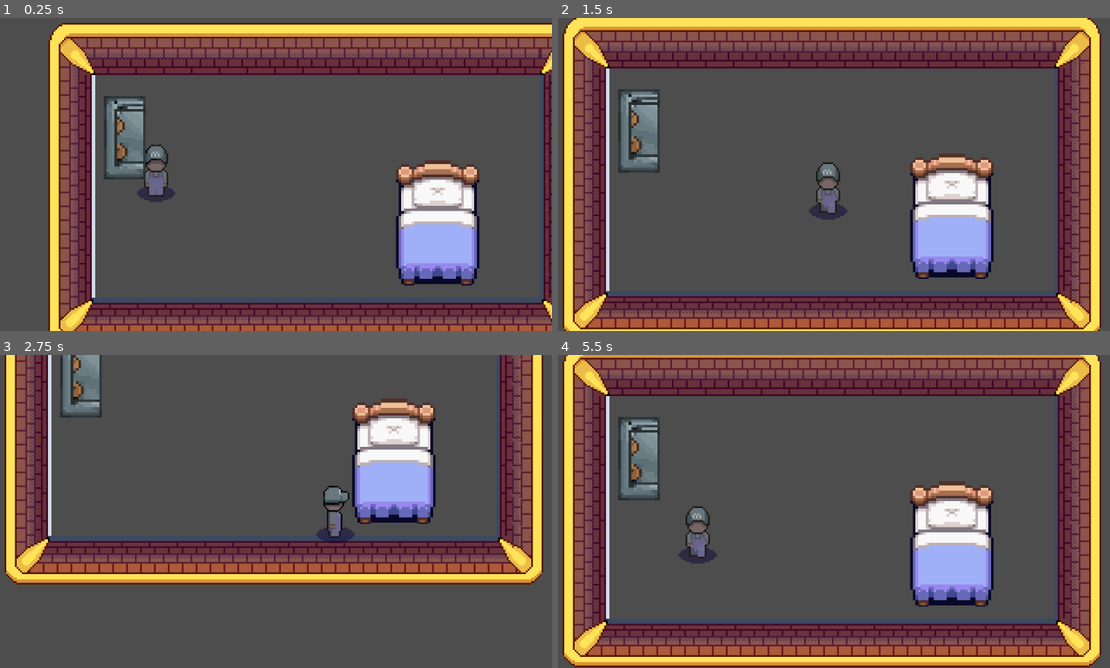
Above: before the commit, frames 1-4 (two rows, left to right).
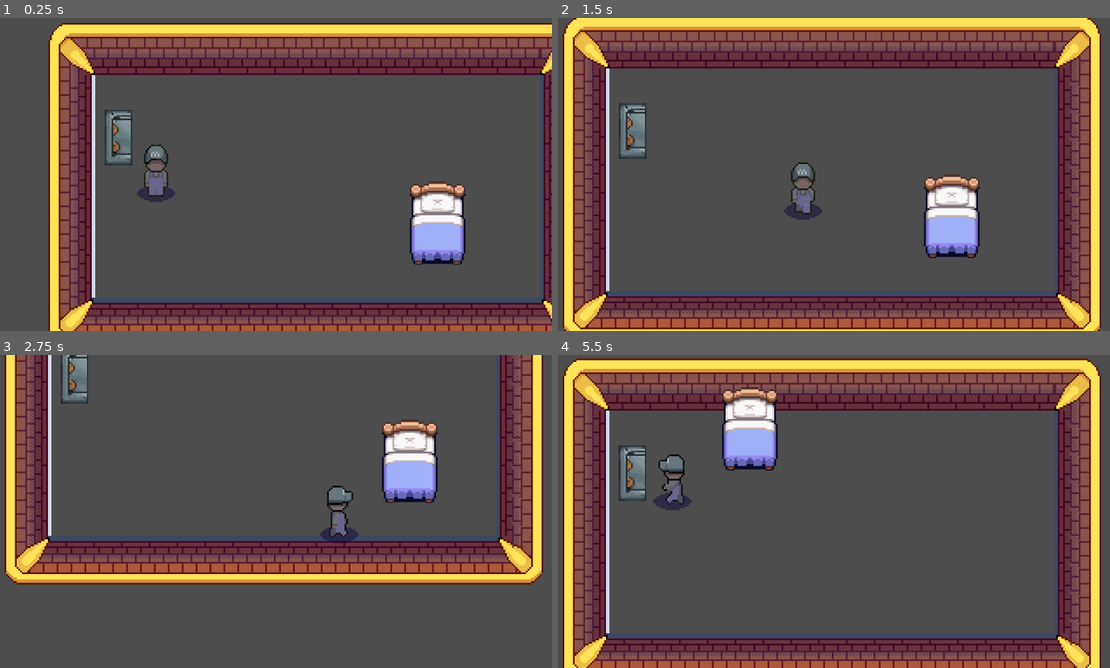
Above: after the commit, the same moments.

Repository: jeanRosa17/project-move-out
Game: Godot game, scene res://Levels/Empty TopDownRoom.tscn
Same seed, same stepped clock (60 frames per second), same inputs: the game is played once before the commit and once after it.
Inputs (mouse positions are in pixels of both pictures, inside the frame that each line leads up to):
- Up to frame 1 (0.25 s): no input
- Up to frame 2 (1.5 s): move the mouse to (955, 158) at 0.52 s; hold Right (MoveRight) 0.53-1.28 s; hold Shift (Push-Pull) 0.53-1.28 s; click (955, 158) at 0.6 s; move the mouse to (718, 190) at 1.27 s; hold S (MoveDown) from 1.28 s (still down); tap Shift (Push-Pull) at 1.35 s
- Up to frame 3 (2.75 s): click (160, 527) at 1.55 s; move the mouse to (331, 442) at 2.02 s; release S (MoveDown) at 2.03 s; hold Right (MoveRight) from 2.03 s (still down); hold Shift (Push-Pull) from 2.03 s (still down); click (331, 442) at 2.1 s
- Up to frame 4 (5.5 s): move the mouse to (806, 574) at 2.77 s; release Right (MoveRight) at 2.78 s; release Shift (Push-Pull) at 2.78 s; hold W (MoveUp) 2.78-3.53 s; tap Shift (Push-Pull) at 2.85 s; click (806, 574) at 3.05 s; move the mouse to (999, 558) at 3.52 s; hold Shift (Push-Pull) 3.53-4.28 s; hold Left (MoveLeft) 3.53-5.03 s; right-click (999, 558) at 3.6 s; move the mouse to (662, 464) at 4.27 s; click (662, 464) at 4.35 s; move the mouse to (861, 511) at 5.02 s; hold S (MoveDown) from 5.03 s (still down); hold Shift (Push-Pull) from 5.03 s (still down)

The runs differ from the first frame. In frame 1, 6.1% of the frame differs, in the area x 18-87%, y 24-86%; in frame 2, 7.3%; in frame 3, 6.3%; in frame 4, 38%, in the area x 0-99%, y 0-100%.

Commit message:
Fixed bug of object moving player backwards when colliding with wall
Reparent is not the solution so ended up re-working the code so that it instead lerps with the players velocity to give off the moving illusion while still being collideable against walls and other objects.

Diff:
--- a/Levels/Empty TopDownRoom.tscn
+++ b/Levels/Empty TopDownRoom.tscn
@@ -70,19 +70,11 @@
 [node name="Bed" parent="." instance=ExtResource("5_7ntl6")]
 position = Vector2(229.00006, 117)
 scale = Vector2(1.5, 1.5)
-platform_floor_layers = 0
-safe_margin = 15.346
-canLift = false
-canPush = true
 
 [node name="Couch" parent="." instance=ExtResource("5_7ntl6")]
 position = Vector2(49, 68.00001)
 rotation = 3.1415927
 scale = Vector2(1.5, 1.5)
-platform_floor_layers = 0
-safe_margin = 15.346
-canLift = false
-canPush = true
 
 [node name="Sprite2D" parent="Couch" index="0"]
 texture = ExtResource("6_t3k7s")
--- a/Levels/Tests/TestLevel.tscn
+++ b/Levels/Tests/TestLevel.tscn
@@ -16,7 +16,7 @@
 default_font_size = 11
 
 [sub_resource type="RectangleShape2D" id="RectangleShape2D_cxxvu"]
-size = Vector2(14.385345, 9.84536)
+size = Vector2(13.333324, 9.84536)
 
 [sub_resource type="WorldBoundaryShape2D" id="WorldBoundaryShape2D_iqcmb"]
 normal = Vector2(0, 1)
@@ -226,8 +226,8 @@
 region_rect = Rect2(112, 12, 16, 22)
 
 [node name="Collision" parent="Boxes5" index="1"]
-position = Vector2(0, -3.0517578e-05)
-scale = Vector2(1, 0.9999996)
+position = Vector2(-7.6293945e-06, -3.0517578e-05)
+scale = Vector2(1, 0.9999997)
 shape = SubResource("RectangleShape2D_cxxvu")
 
 [node name="Pot" parent="." instance=ExtResource("9_4h1ag")]
@@ -236,104 +236,103 @@
 
 [node name="Bed" parent="." instance=ExtResource("10_x3jp6")]
 position = Vector2(304, 40)
-scale = Vector2(1.5, 1.5)
-platform_floor_layers = 0
-safe_margin = 15.346
-canLift = false
-canPush = true
 
 [node name="Couch" parent="." instance=ExtResource("10_x3jp6")]
 position = Vector2(24, 48.000004)
 rotation = 3.1415927
 scale = Vector2(1.5, 1.5)
-platform_floor_layers = 0
-safe_margin = 15.346
-canLift = false
-canPush = true
 
 [node name="Sprite2D" parent="Couch" index="0"]
 texture = ExtResource("11_p8gqs")
 
-[node name="World Border" type="StaticBody2D" parent="." groups=["Immovable Object"]]
-collision_layer = 4
-
-[node name="CollisionShape2D(North)" type="CollisionShape2D" parent="World Border" groups=["Immovable Object"]]
+[node name="World Border" type="StaticBody2D" parent="." groups=["Immovable Object", "World Bounds"]]
+collision_layer = 4
+collision_mask = 3
+
+[node name="CollisionShape2D(North)" type="CollisionShape2D" parent="World Border" groups=["World Bounds"]]
 position = Vector2(0, 2.5)
 shape = SubResource("WorldBoundaryShape2D_iqcmb")
 one_way_collision_margin = 0.0
 
-[node name="CollisionShape2D(West)" type="CollisionShape2D" parent="World Border" groups=["Immovable Object"]]
+[node name="CollisionShape2D(West)" type="CollisionShape2D" parent="World Border" groups=["World Bounds"]]
 position = Vector2(2.5, 0)
 rotation = 4.71239
 shape = SubResource("WorldBoundaryShape2D_iqcmb")
 
-[node name="CollisionShape2D(South)" type="CollisionShape2D" parent="World Border" groups=["Immovable Object"]]
+[node name="CollisionShape2D(South)" type="CollisionShape2D" parent="World Border" groups=["World Bounds"]]
 position = Vector2(375, 247.5)
 rotation = -3.14159
 shape = SubResource("WorldBoundaryShape2D_iqcmb")
 
-[node name="CollisionShape2D(East)" type="CollisionShape2D" parent="World Border" groups=["Immovable Object"]]
+[node name="CollisionShape2D(East)" type="CollisionShape2D" parent="World Border" groups=["World Bounds"]]
 position = Vector2(372.5, 250)
 rotation = -4.71239
 shape = SubResource("WorldBoundaryShape2D_iqcmb")
 
 [node name="Level Borders" type="Node2D" parent="." groups=["Immovable Object"]]
 
-[node name="Walls" type="StaticBody2D" parent="Level Borders"]
-collision_layer = 4
-
-[node name="Bedroom-Kitchen Wall2" type="CollisionShape2D" parent="Level Borders/Walls" groups=["Immovable Object"]]
+[node name="Walls" type="StaticBody2D" parent="Level Borders" groups=["World Bounds"]]
+collision_layer = 4
+collision_mask = 3
+
+[node name="Bedroom-Kitchen Wall2" type="CollisionShape2D" parent="Level Borders/Walls" groups=["World Bounds"]]
 position = Vector2(192, 40)
 shape = SubResource("RectangleShape2D_2yvdw")
 
-[node name="Bathroom-Kitchen Wall" type="CollisionShape2D" parent="Level Borders/Walls"]
+[node name="Bathroom-Kitchen Wall" type="CollisionShape2D" parent="Level Borders/Walls" groups=["World Bounds"]]
 position = Vector2(199.75, 240)
 shape = SubResource("RectangleShape2D_kxr0u")
 
-[node name="Bedroom-Bathroom Long Wall" type="CollisionShape2D" parent="Level Borders/Walls"]
+[node name="Bedroom-Bathroom Long Wall" type="CollisionShape2D" parent="Level Borders/Walls" groups=["World Bounds"]]
 position = Vector2(255.75, 168.25)
 shape = SubResource("RectangleShape2D_kv5fy")
 
-[node name="Bedroom-Bathroom Short Wall" type="CollisionShape2D" parent="Level Borders/Walls"]
+[node name="Bedroom-Bathroom Short Wall" type="CollisionShape2D" parent="Level Borders/Walls" groups=["World Bounds"]]
 position = Vector2(359, 161.5)
 shape = SubResource("RectangleShape2D_jeepb")
 
 [node name="Kitchen Area" type="Node2D" parent="Level Borders"]
 
-[node name="Kitchen Cabinets" type="StaticBody2D" parent="Level Borders/Kitchen Area"]
-collision_layer = 4
-
-[node name="Long Kitchen Wall" type="CollisionShape2D" parent="Level Borders/Kitchen Area/Kitchen Cabinets"]
+[node name="Kitchen Cabinets" type="StaticBody2D" parent="Level Borders/Kitchen Area" groups=["World Bounds"]]
+collision_layer = 4
+collision_mask = 3
+
+[node name="Long Kitchen Wall" type="CollisionShape2D" parent="Level Borders/Kitchen Area/Kitchen Cabinets" groups=["World Bounds"]]
 position = Vector2(11.5, 179.5)
 shape = SubResource("RectangleShape2D_8x8nf")
 
-[node name="Short Kitchen Wall" type="CollisionShape2D" parent="Level Borders/Kitchen Area/Kitchen Cabinets"]
+[node name="Short Kitchen Wall" type="CollisionShape2D" parent="Level Borders/Kitchen Area/Kitchen Cabinets" groups=["World Bounds"]]
 position = Vector2(59.490677, 243.57307)
 shape = SubResource("RectangleShape2D_ej1bv")
 
-[node name="Kitchen Island" type="StaticBody2D" parent="Level Borders/Kitchen Area"]
+[node name="Kitchen Island" type="StaticBody2D" parent="Level Borders/Kitchen Area" groups=["World Bounds"]]
 collision_layer = 4
 
 [node name="Bathroom Area" type="Node2D" parent="Level Borders"]
 position = Vector2(267, 207)
 
-[node name="Bathroom Sink" type="StaticBody2D" parent="Level Borders/Bathroom Area"]
-collision_layer = 4
-
-[node name="Bathroom Toilet" type="StaticBody2D" parent="Level Borders/Bathroom Area"]
-collision_layer = 4
-
-[node name="Toilet" type="CollisionShape2D" parent="Level Borders/Bathroom Area/Bathroom Toilet"]
+[node name="Bathroom Sink" type="StaticBody2D" parent="Level Borders/Bathroom Area" groups=["World Bounds"]]
+collision_layer = 4
+collision_mask = 3
+
+[node name="Bathroom Toilet" type="StaticBody2D" parent="Level Borders/Bathroom Area" groups=["World Bounds"]]
+collision_layer = 4
+collision_mask = 3
+
+[node name="Toilet" type="CollisionShape2D" parent="Level Borders/Bathroom Area/Bathroom Toilet" groups=["World Bounds"]]
 position = Vector2(54.5, 27.5)
 shape = SubResource("RectangleShape2D_ijb51")
-
-[node name="Bathroom Bathtub" type="StaticBody2D" parent="Level Borders/Bathroom Area"]
-collision_layer = 4
-
-[node name="Bathtub" type="CollisionShape2D" parent="Level Borders/Bathroom Area/Bathroom Bathtub"]
+disabled = true
+
+[node name="Bathroom Bathtub" type="StaticBody2D" parent="Level Borders/Bathroom Area" groups=["World Bounds"]]
+collision_layer = 4
+collision_mask = 3
+
+[node name="Bathtub" type="CollisionShape2D" parent="Level Borders/Bathroom Area/Bathroom Bathtub" groups=["World Bounds"]]
 position = Vector2(89, 11.999999)
 scale = Vector2(2.1, 4.5)
 shape = SubResource("CircleShape2D_2yvdw")
+disabled = true
 
 [editable path="Table3"]
 [editable path="Table4"]
--- a/Objects/Bed.tscn
+++ b/Objects/Bed.tscn
@@ -10,13 +10,15 @@
 [sub_resource type="RectangleShape2D" id="RectangleShape2D_xnri0"]
 size = Vector2(26, 36)
 
-[sub_resource type="RectangleShape2D" id="RectangleShape2D_sc44f"]
-size = Vector2(32, 48)
+[sub_resource type="RectangleShape2D" id="RectangleShape2D_ardoa"]
+size = Vector2(36, 52)
 
-[node name="Bed" type="Area2D" groups=["Furniture"]]
+[node name="Bed" type="RigidBody2D" groups=["Furniture"]]
 collision_layer = 2
 collision_mask = 7
-input_pickable = false
+gravity_scale = 0.0
+can_sleep = false
+lock_rotation = true
 script = ExtResource("1_ardoa")
 canPush = true
 canPull = true
@@ -27,9 +29,13 @@
 [node name="BedCollision" type="CollisionShape2D" parent="."]
 shape = SubResource("RectangleShape2D_xnri0")
 
-[node name="StaticBody2D" type="StaticBody2D" parent="."]
+[node name="Area2D" type="Area2D" parent="." groups=["Furniture"]]
 collision_layer = 2
 collision_mask = 7
+input_pickable = false
 
-[node name="CollisionShape2D" type="CollisionShape2D" parent="StaticBody2D"]
-shape = SubResource("RectangleShape2D_sc44f")
+[node name="CollisionShape2D" type="CollisionShape2D" parent="Area2D"]
+shape = SubResource("RectangleShape2D_ardoa")
+
+[connection signal="body_shape_entered" from="Area2D" to="." method="_on_area_2d_body_shape_entered"]
+[connection signal="body_shape_exited" from="Area2D" to="." method="_on_area_2d_body_shape_exited"]
--- a/Objects/FurniturePush.gd
+++ b/Objects/FurniturePush.gd
@@ -1,4 +1,4 @@
-extends Area2D
+extends RigidBody2D
 
 class_name FurniturePush
 
@@ -7,11 +7,24 @@
 @export var canPull:bool
 @export var weight:int
 var isLifting: bool = false
+var isPushing: bool = false
+
+var player: CharacterBody2D
+
+var distanceFromPlayer:float
+
+var objects: Array[Node2D] = []
 
 @export var liftPosition:Vector2
 
-#func _process(_delta: float) -> void:
-	#self.move_and_collide(self.velocity * _delta)
+func _physics_process(delta: float) -> void:
+	if (isPushing):
+		if(objects.is_empty()):
+			collision_layer = 0
+		else:
+			self.collision_layer = 2;
+		linear_velocity = linear_velocity.lerp(player.velocity, 0.4)
+
 
 func get_canLift() -> bool:
 	return canLift
@@ -26,7 +39,7 @@
 
 ## Returns this Furniture back to not being held
 func exitLift() -> void:
-	var body:Area2D = self
+	var body:Area2D = self.get_parent()
 	body.remove_child(self)
 	body.add_sibling(self)
 	self.position = body.position + self.liftPosition
@@ -34,8 +47,50 @@
 	self.collision_mask = 7;
 	self.isLifting = false
 
-func _on_player_detection_body_entered(body: Node2D) -> void:
-	if body.is_in_group("Immovable Object"):
-		##add code so player is not able to move and object cannot leave
-		pass
+func enterPush(body: CharacterBody2D) -> void:
+	print("entered pushing")
+	self.player = body
+	self.collision_layer = 0;
+	distanceFromPlayer = position.distance_to(player.position)
+	self.isPushing = true
+
+func exitPush()-> void:
+	print("exited pushing")
+	self.player = null
+	self.collision_layer = 2;
+	self.isPushing = false
+
+func againstObject(newObject: Node2D) -> void:
+	objects.append(newObject)
+	print("added object: ")
+	print(newObject.name)
+	pass
+
+func relieveObject(newObject: Node2D) -> void:
+	if (objects.has(newObject)):
+		objects.erase(newObject)
+		print("removed object: ")
+		print(newObject.name)
+	pass
+
+func _on_area_2d_body_shape_entered(body_rid: RID,
+ body: Node2D,
+ body_shape_index: int,
+ local_shape_index: int) -> void:
+	if (body.is_in_group("World Bounds") && self.isPushing):
+		print("cannot push")
+		againstObject(body)
+	elif (body.name != "Player" && self.isPushing):
+		print(body.name)
 	pass # Replace with function body.
+
+func _on_area_2d_body_shape_exited(body_rid: RID,
+ body: Node2D,
+ body_shape_index: int,
+ local_shape_index: int) -> void:
+	if (body.is_in_group("World Bounds") && self.isPushing):
+		print("can push")
+		relieveObject(body)
+	elif(body.name != "Player" && self.isPushing):
+		print(body.name)
+	pass # Replace with function body.
--- a/Player/Controller.gd
+++ b/Player/Controller.gd
@@ -57,4 +57,5 @@
 func handlePushPull(_delta:float) -> void:
 	if (Input.is_action_pressed("Push-Pull")):
 		#issue with entering following state
+		#print("pressing push key")
 		if (self.manager.getStateName() != "Push"): self.manager.changeState("Push")
--- a/Player/Player.tscn
+++ b/Player/Player.tscn
@@ -1638,9 +1638,10 @@
 }]
 
 [sub_resource type="RectangleShape2D" id="RectangleShape2D_s1rgi"]
-size = Vector2(16, 16)
+size = Vector2(16, 9)
 
 [node name="Body" type="CharacterBody2D"]
+collision_layer = 3
 collision_mask = 6
 platform_on_leave = 2
 platform_floor_layers = 4278190080
@@ -1670,7 +1671,8 @@
 collision_mask = 6
 
 [node name="CollisionShape2D" type="CollisionShape2D" parent="Area2D"]
-position = Vector2(0, 16)
+position = Vector2(0, 19.5)
+scale = Vector2(0.5, 1)
 shape = SubResource("RectangleShape2D_s1rgi")
 
 [node name="StateManager" type="Node" parent="." node_paths=PackedStringArray("view", "initialState")]
--- a/Player/PlayerStateManager.gd
+++ b/Player/PlayerStateManager.gd
@@ -9,20 +9,38 @@
 var hasEmptyDropZone:bool
 
 
-func _on_area_2d_area_entered(area: Area2D) -> void:
-	if (area.is_in_group("Furniture") && self.furniture != null):
-		self.furniture2 = area
+func _on_area_2d_area_entered(body: Node2D) -> void:
+	#print("entered area2d")
+	#print(body.get_parent().get_class())
+	#print(body.get_parent().name)
+	#print(body.get_parent().get_groups())
+	if (body.get_parent().is_in_group("Furniture") &&
+	 self.furniture2 == null):
+		self.furniture2 = body.get_parent()
 
-func _on_area_2d_area_exited(_area: Area2D) -> void:
-	if (self.furniture == null): return
-	if (self.getRootNode().find_child(self.furniture.name) != null): return
+func _on_area_2d_area_exited(body: Node2D) -> void:
+	#print("exited area2d")
+	#print(body.get_parent().get_class())
+	#print(body.get_parent().name)
+	#print(body.get_parent().get_groups())
+	if (self.furniture2 == null):
+		print("furniture is already null")
+		return
+	if (self.getRootNode().find_child(self.furniture2.name) != null):
+		print("didnt set furniture2")
+		return
 	self.furniture2 = null
+	#print("should be ok")
 
-func _on_area_2d_body_entered(body: Node2D) -> void:
-	if (body.is_in_group("Furniture") && self.furniture == null):
-		self.furniture = body
-
-func _on_area_2d_body_exited(body: Node2D) -> void:
-	if (self.furniture == null): return
-	if (self.getRootNode().find_child(self.furniture.name) != null): return
-	self.furniture = null
+#func _on_area_2d_body_entered(body: Node2D) -> void:
+	#print("enter characterbody2d")
+	#print(body.name)
+	#if (body.is_in_group("Furniture") && self.furniture == null):
+		#self.furniture = body
+#
+#func _on_area_2d_body_exited(body: Node2D) -> void:
+	#print("exited characterbody2d")
+	#print(body.name)
+	#if (self.furniture == null): return
+	#if (self.getRootNode().find_child(self.furniture.name) != null): return
+	#self.furniture = null
--- a/Player/States/PushState.gd
+++ b/Player/States/PushState.gd
@@ -8,51 +8,60 @@
 
 @export var isPushing:bool
 
+#var offsetPosition:Vector2
+
 func canEnter() -> bool:
 	var prefix:String = "push"
 
-	#print("can enter push")
+	print("can enter push")
 
-	if (self.manager.furniture && self.manager.furniture.canPush):
-		if (!self.isPushing):
-			##self.manager.furniture.position = self.body.position
-			#self.manager.furniture.position.x += 8
-			#self.manager.furniture.collision_layer = 4;
-			self.manager.furniture.reparent(self.body)
-			print("pushing")
-			self.isPushing = true;
-		else:
-			##self.manager.furniture.position = self.body.position
-			#self.manager.furniture.position.x += 8
-			print("stop pushing")
-			self.manager.furniture.collision_layer = 2;
-			self.manager.furniture.reparent(self.manager.furniture.get_parent().get_parent())
-			self.isPushing = false;
+	if (manager.furniture2 && manager.furniture2.canPush):
+		#if (!self.isPushing):
+			###self.manager.furniture.position = self.body.position
+			##self.manager.furniture.position.x += 8
+			##manager.furniture2.collision_layer = 2;
+			##offsetPosition = Vector2(
+				##manager.furniture2.position.x - self.body.position.x,
+				##manager.furniture2.position.y - self.body.position.y)
+			##self.manager.furniture2.velocity = self.body.velocity
+			#print("pushing")
+			#self.isPushing = true;
+		#else:
+			###self.manager.furniture.position = self.body.position
+			##self.manager.furniture.position.x += 8
+			#print("stop pushing")
+			#manager.furniture2.collision_layer = 2;
+			#manager.furniture2.reparent(manager.furniture2.get_parent().get_parent())
+			#self.isPushing = false;
 		return true
 	else:
 		print("error pushing")
 		return false
 
 func enter() -> void:
-	var dir:String = self.getManager().view.animation.split(" ")[1].to_lower()
+	var dir:String = manager.view.animation.split(" ")[1].to_lower()
 
-	if not (self.getManager().wasPreviousState("push")):
-		self.getManager().view.play("push " + dir)
+	if not (manager.wasPreviousState("push")):
+		manager.view.play("push " + dir)
+
+	#lock player rotation/flip
+	manager.furniture2.enterPush(self.body)
+
 
 ## The last method called when the state is transitioned out of
 func exit() -> void:
+	#manager.furniture2.exitPush()
 	pass
 
 ## Constantly checks for input from the user and changes state.
 func update(_delta:float) -> void:
-	if (self.manager.furniture):
+	if (manager.furniture2):
 		#print(self.manager.furniture.position.distance_to(self.body.position))
-		if (self.manager.furniture.position.distance_to(self.body.position) > 400):
+		if (manager.furniture2.position.distance_to(self.body.position) > 400):
 			pass
 			#self.exit()
 
 ## This method runs every _physics_process() frame of the StateManager.
 func physicsUpdate(_delta:float) -> void:
 	pass
-	#pass
 	#self.body.move_and_slide()
--- a/Scripts/Utility/State Machine/State.gd
+++ b/Scripts/Utility/State Machine/State.gd
@@ -60,8 +60,8 @@
 	return self._isEnabled
 
 ## Returns the State's name in addition to the time that the function was called.
-func logStatus() -> String:
-	return str(self.name + " @" + Time.get_time_string_from_system() + "|")
+#func logStatus() -> String:
+	#return str(self.name + " @" + Time.get_time_string_from_system() + "|")
 
 ## Returns the StateManager that this State should belong to.
 func getManager() -> StateManager:
--- a/Scripts/Utility/State Machine/StateManager.gd
+++ b/Scripts/Utility/State Machine/StateManager.gd
@@ -81,7 +81,7 @@
 
 	if (newState.canEnter()):
 		newState.enter()
-		if (logStatuses): print(newState.logStatus())
+		#if (logStatuses): print(newState.logStatus())
 		self.currentState = newState
 	else:
 		if (self.reportFails): print("Failed to enter " + newStateName)
--- a/project.godot
+++ b/project.godot
@@ -37,6 +37,7 @@
 Furniture="This is where the objects should be in in terms of moving them"
 player_collision="This is the player's collision box"
 "Immovable Object"="These are objects that are not movable/static"
+"World Bounds"="These are the walls within the level"
 
 [input]
 
Not shown: 1 places in Levels/Empty TopDownRoom.tscn that only renumber resources
